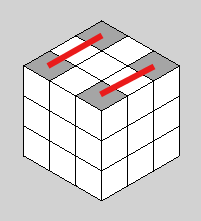
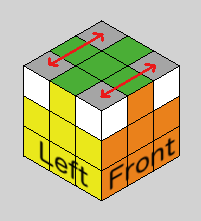
Before/after of a (201, 221) layered artwork. What changed in the layer stack:
added layer "Pasted Layer" above "Layer #1" over [39, 137, 176, 191]
added layer "Layer #1" above "Layer" over [48, 32, 156, 98]
hid "Layer" over [46, 32, 156, 98]
painted on "Cube white" over [24, 37, 179, 200]
